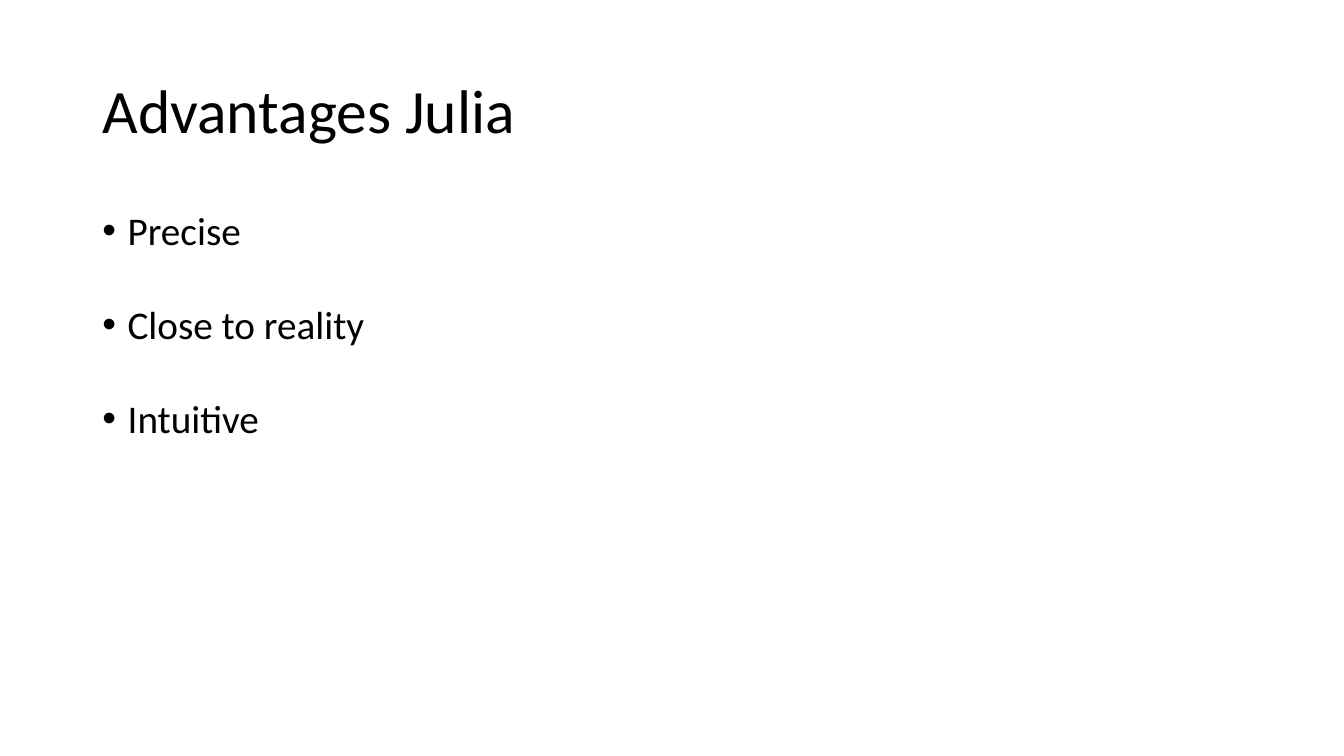
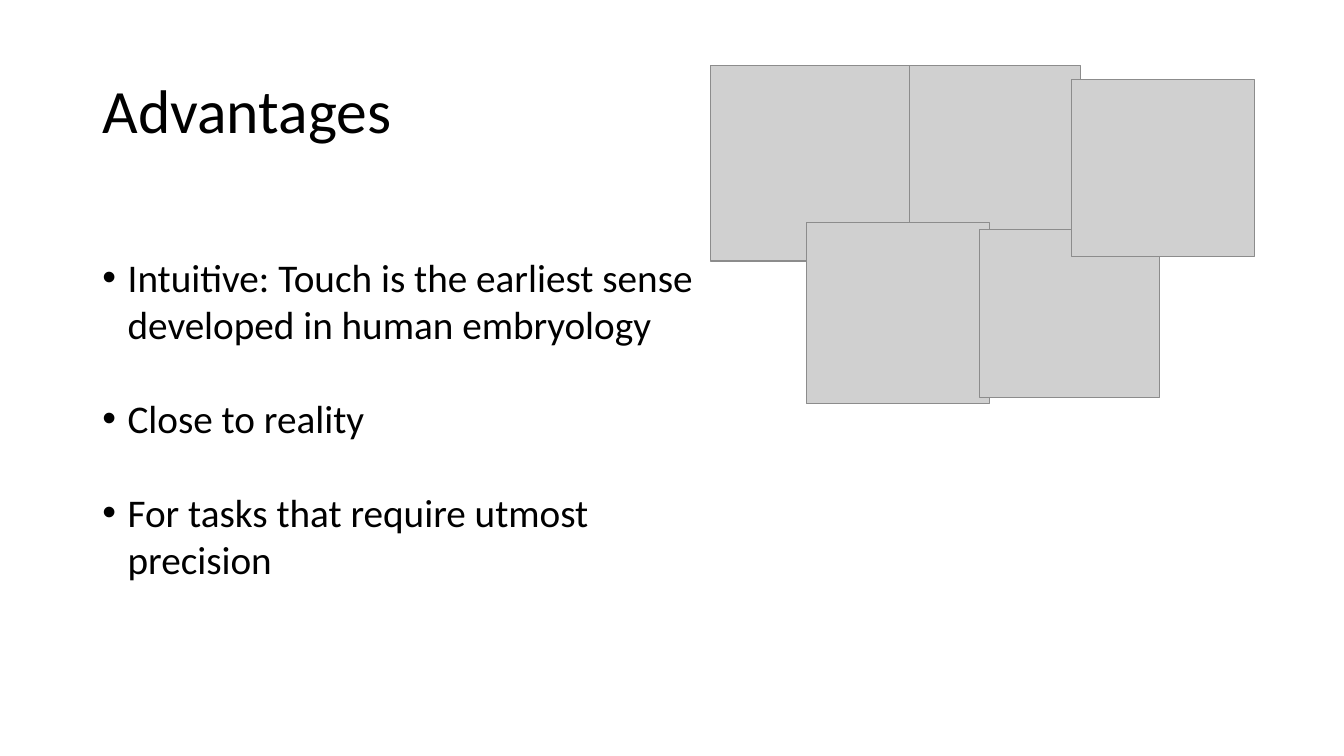
Before and after one commit to Julia3072/HCI, a slide deck: slide 1 of TechWatch/Julia.pptx. Drawn at 1344x756 pixels with LibreOffice and Linux fonts; fonts in the diff are those of the drawing; grey boxes stand for pictures. Boxes give left, top, right and bottom in pixels: in the first picture for what was removed or moved away, otherwise in the second. Text is boxed around its words. In the diff, an @@ line names an element or a change of style, - is before the commit and + after.

Commit message:
added advantages slides

```diff
--- a/TechWatch/Julia.pptx
+++ b/TechWatch/Julia.pptx
@@ picture added at [711, 66, 909, 261] @@
@@ picture added at [881, 66, 1081, 256] @@
@@ picture added at [1072, 80, 1254, 256] @@
@@ title at [102, 90, 391, 144]: text changed @@
-Advantages Julia
+Advantages
@@ picture added at [807, 223, 989, 404] @@
@@ picture added at [980, 230, 1160, 398] @@
@@ text at [128, 264, 692, 346]: text changed @@
-• Precise
+• Intuitive: Touch is the earliest sense developed in human embryology
@@ text at [128, 499, 589, 581]: text changed @@
-• Intuitive
+• For tasks that require utmost precision
```
Also in this commit, not shown: 1 slide added, 1 other file.
